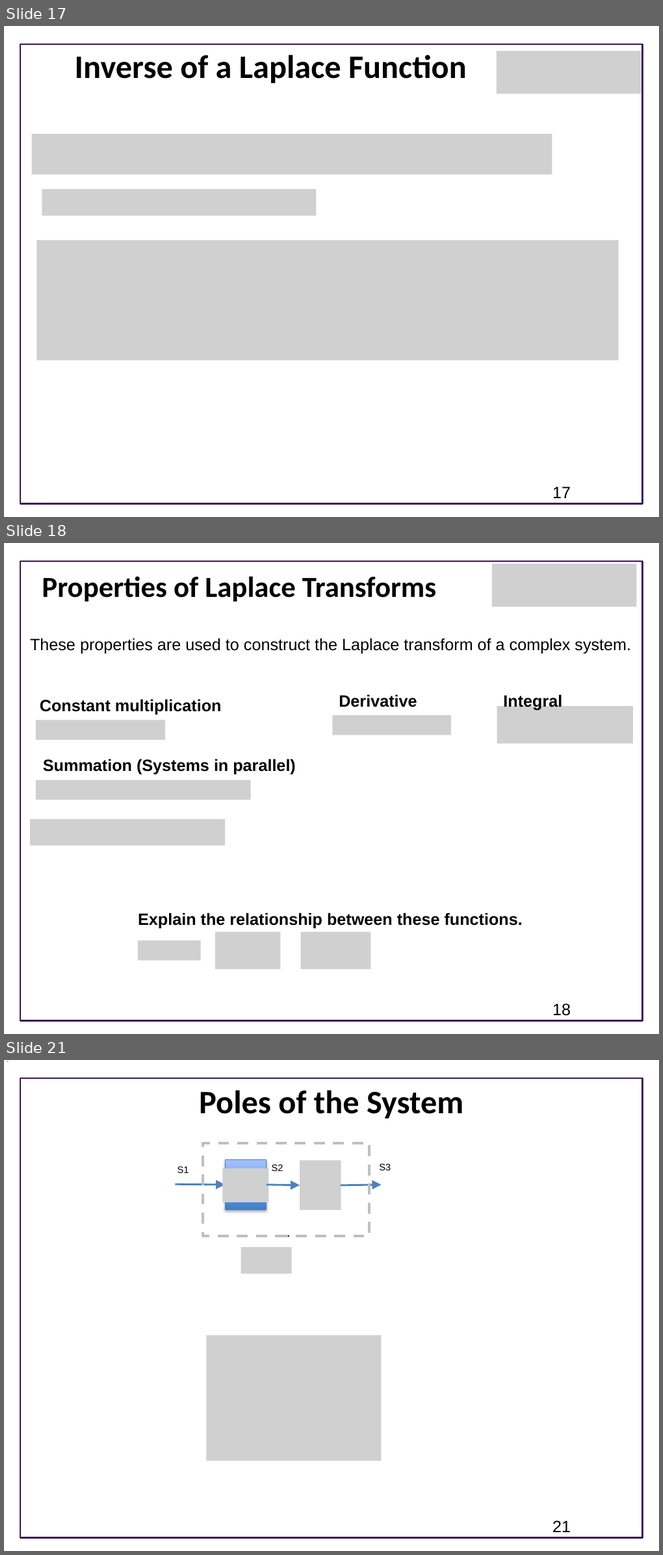
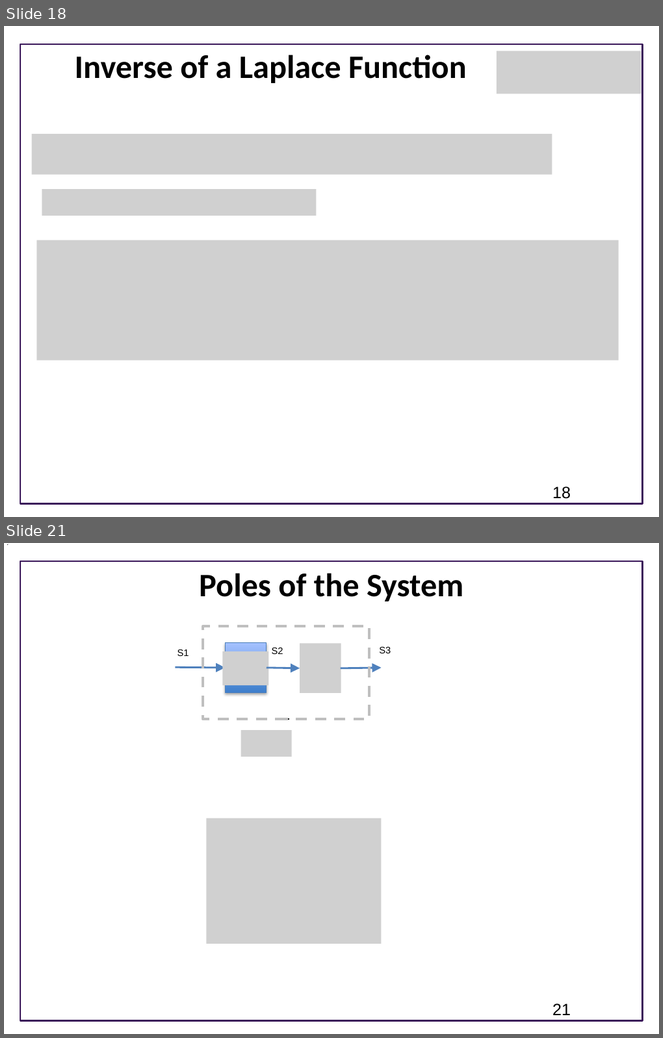
Before and after one commit to joseph-hellerstein/advanced-controls-lectures, a slide deck: Lecture_7-Laplace-Transform-Theory/Laplace-Transform-Theory.pptx. Shown one above the other, each under a label of ours: slides 17, 18 and 21 before the commit, slides 18 and 21 after it; the slides between them are not shown. The pictures are 663x1555 and 663x1038 pixels, drawn with LibreOffice and Linux fonts; fonts in the diff are those of the drawing; grey boxes stand for pictures; background and template pictures are left out. Boxes give left, top, right and bottom in pixels: in the first picture for what was removed or moved away, otherwise in the second. Text is boxed around its words. In the diff, an @@ line names an element or a change of style, - is before the commit and + after.

```diff
--- a/Lecture_7-Laplace-Transform-Theory/Laplace-Transform-Theory.pptx
+++ b/Lecture_7-Laplace-Transform-Theory/Laplace-Transform-Theory.pptx
@@ slide 18 removed at (4, 543, 659, 1034), background #FFFFFF; not listed: 1 template element that a slide beside it also shows @@
@@ title removed at (42, 576, 436, 601) @@
-Properties of Laplace Transforms
@@ picture removed at (492, 564, 637, 607) @@
@@ text removed at (30, 638, 631, 653) @@
-These properties are used to construct the Laplace transform of a complex system.
@@ text removed at (339, 694, 417, 707) @@
-Derivative
@@ text removed at (503, 693, 562, 710) @@
-Integral
@@ text removed at (40, 699, 222, 715) @@
-Constant multiplication
@@ picture removed at (332, 715, 451, 735) @@
@@ picture removed at (497, 706, 634, 743) @@
@@ picture removed at (36, 720, 165, 739) @@
@@ text removed at (43, 759, 296, 775) @@
-Summation (Systems in parallel)
@@ picture removed at (36, 780, 251, 800) @@
@@ picture removed at (30, 819, 226, 846) @@
@@ text removed at (138, 913, 523, 928) @@
-Explain the relationship between these functions.
@@ picture removed at (215, 932, 280, 969) @@
@@ picture removed at (301, 932, 371, 969) @@
@@ picture removed at (138, 941, 200, 960) @@
@@ page number removed at (553, 1004, 571, 1016) @@
-18
@@ what was slide 17 is now slide 18 @@
@@ page number at (553, 487, 571, 499): text changed @@
-17
+18
```
Also in this commit, not shown: 4 slides changed, 2 slides added, 1 other slide removed, 2 other files.
